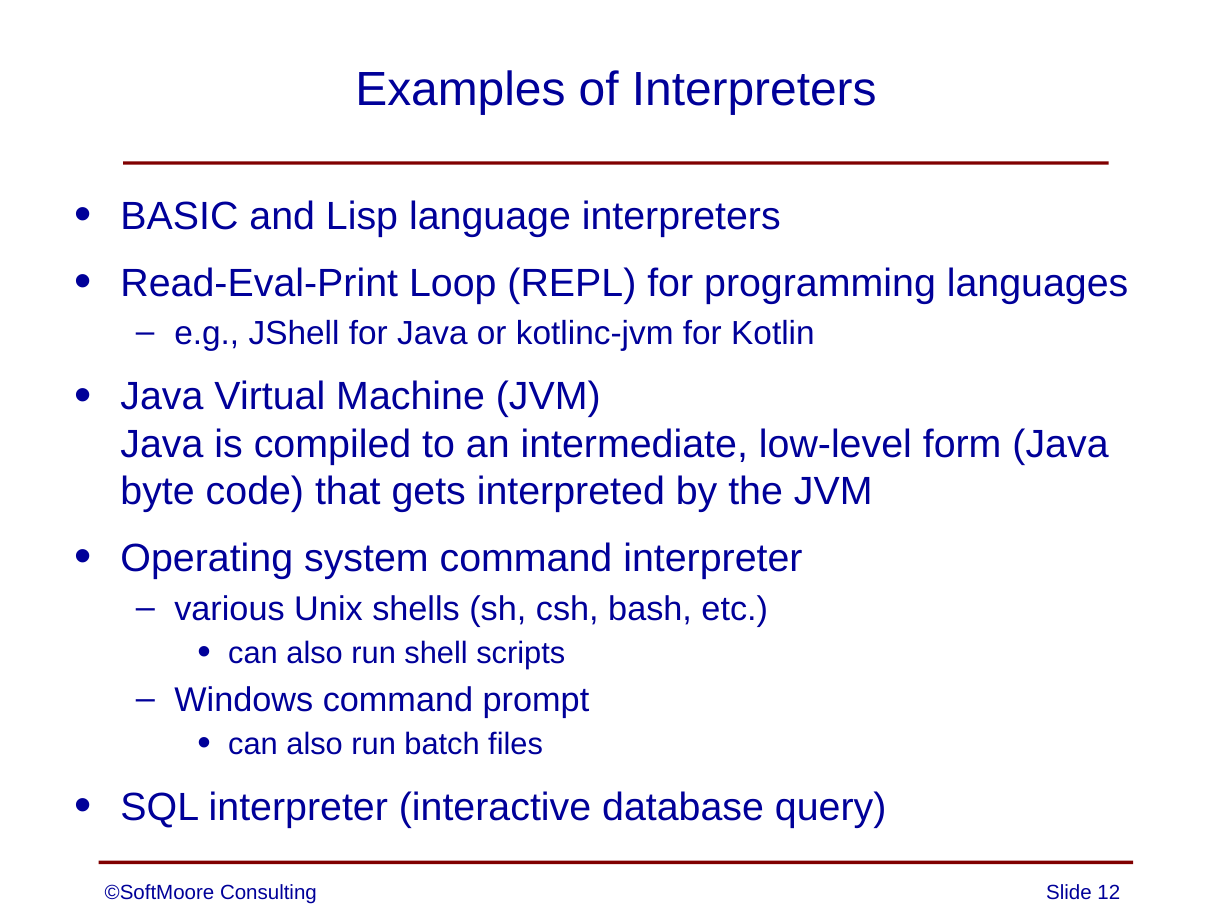
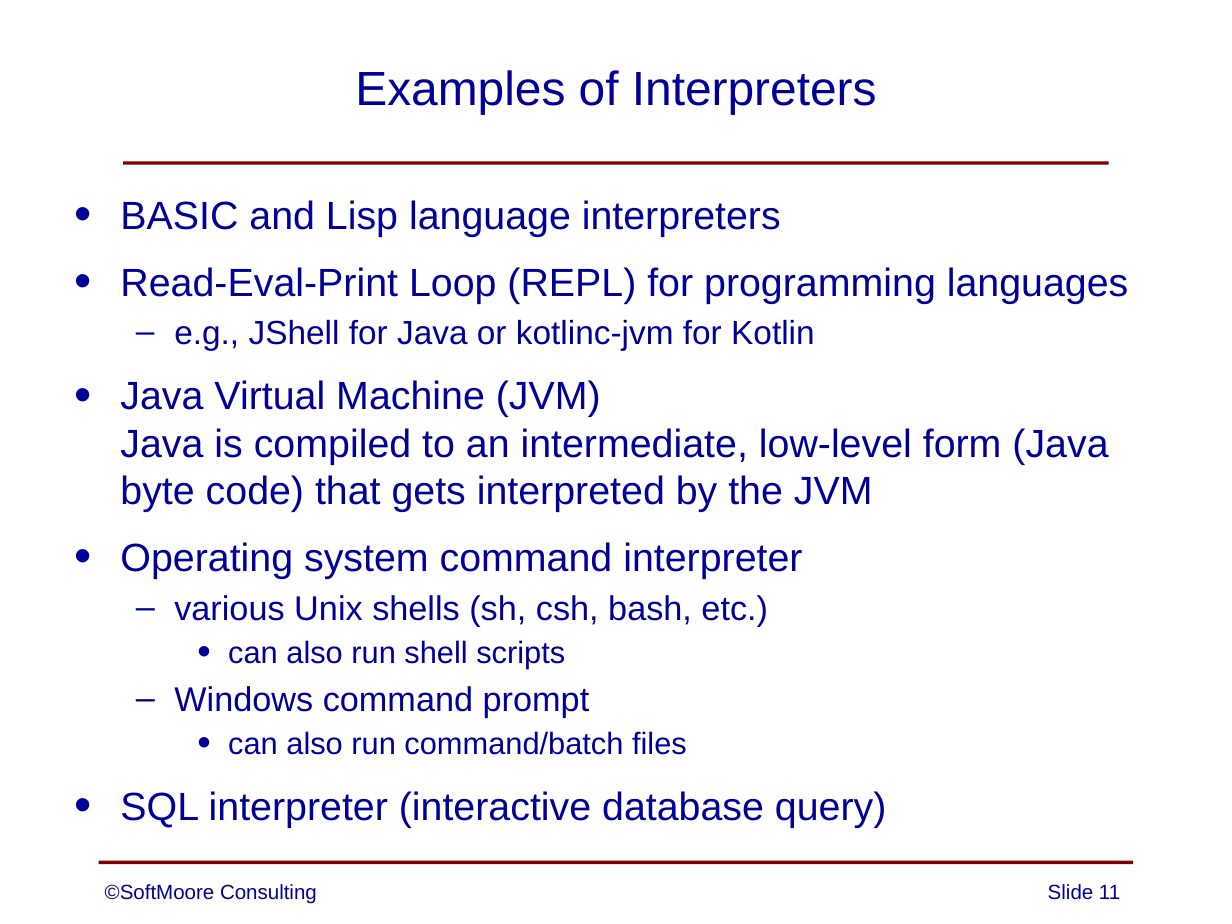
Before and after one commit to SoftMoore/CPRL-Java-3rd, a slide deck: slide 11 of PowerPoints/01 - Overview of Compilers.pptx (slide 12 before the commit). Drawn at 1232x924 pixels with LibreOffice and Linux fonts; fonts in the diff are those of the drawing. Boxes give left, top, right and bottom in pixels: in the first picture for what was removed or moved away, otherwise in the second. Text is boxed around its words. In the diff, an @@ line names an element or a change of style, - is before the commit and + after.

```diff
--- a/PowerPoints/01 - Overview of Compilers.pptx
+++ b/PowerPoints/01 - Overview of Compilers.pptx
@@ text at bbox=[228, 731, 687, 755]: text changed @@
-    • can also run batch files
+    • can also run command/batch files
@@ page number at bbox=[1048, 884, 1120, 900]: text changed @@
-Slide 12
+Slide 11
```
Also in this commit, not shown: 1 other slide changed, 1 slide removed, 1 other file.
